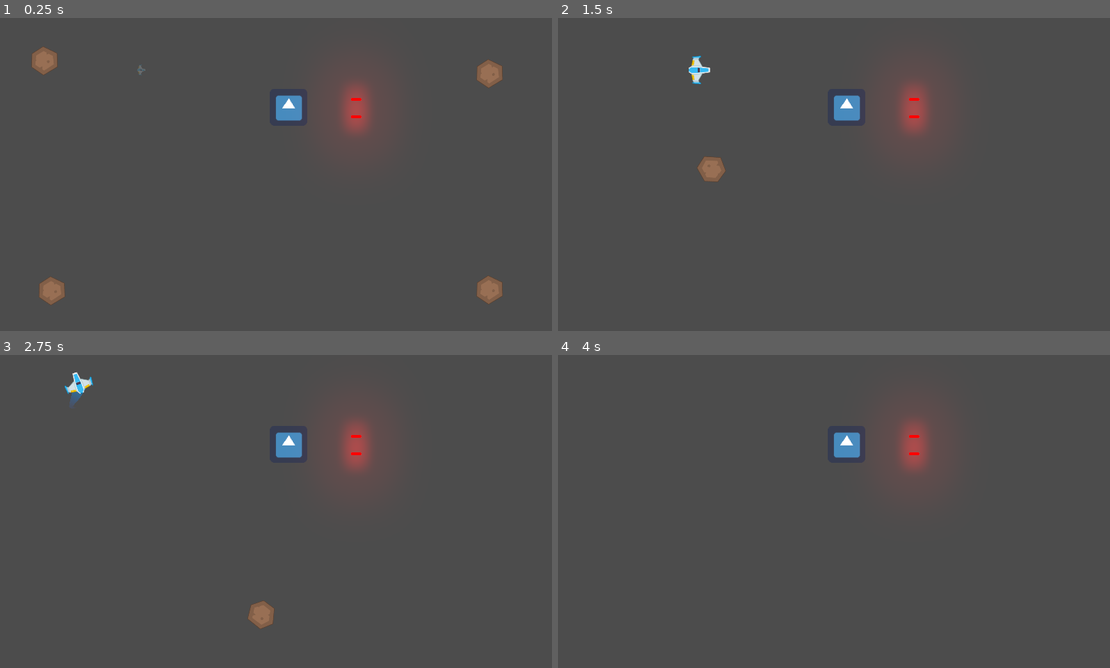
Above: before the commit, frames 1-4 (two rows, left to right).
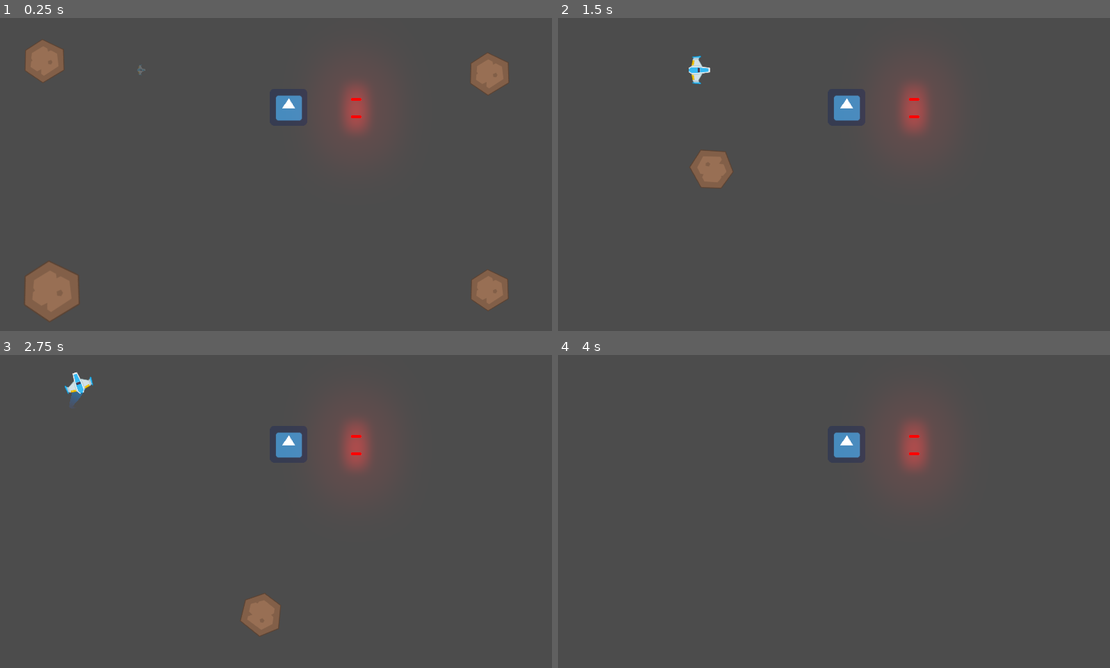
Above: after the commit, the same moments.

Repository: MRuiz1003/Meteoritos_Juego
Game: Godot game, scene res://Juego/Niveles/NivelTest.tscn
The game is run twice, just before and just after one commit, with the same random seed, the same clock (stepped at 60 frames per second) and the same inputs. The engine's default icon, where the game draws it, is replaced by a stand-in: a white triangle on a blue panel in a dark square.
Inputs (mouse positions are in pixels of both pictures, inside the frame that each line leads up to):
- Up to frame 1 (0.25 s): no input
- Up to frame 2 (1.5 s): move the mouse to (955, 158) at 0.52 s; hold W (mover_adelante) 0.53-1.28 s; hold Z (disparo_principal) 0.53-1.28 s; move the mouse to (718, 190) at 1.27 s; hold S (mover_atras) from 1.28 s (still down); tap X (disparo_secundario) at 1.35 s
- Up to frame 3 (2.75 s): move the mouse to (331, 442) at 2.02 s; release S (mover_atras) at 2.03 s; hold W (mover_adelante) from 2.03 s (still down); hold A (rotar_antihorario) from 2.03 s (still down)
- Up to frame 4 (4 s): move the mouse to (806, 574) at 2.77 s; release A (rotar_antihorario) at 2.78 s; tap D (rotar_horario) at 2.85 s; move the mouse to (999, 558) at 3.52 s; release W (mover_adelante) at 3.53 s; hold S (mover_atras) from 3.53 s (still down); hold Z (disparo_principal) from 3.53 s (still down)

The runs differ from the first frame. In frame 1, 2.2% of the frame differs, in the area x 4-93%, y 6-97%; in frame 2, 0.4%; in frame 3, 0.4%; in frame 4, nothing differs.

Commit message:
Spawn meteoritos

Diff:
--- a/Juego/Autoloads/Eventos.gd
+++ b/Juego/Autoloads/Eventos.gd
@@ -2,4 +2,4 @@
 
 signal disparo(proyectil)
 signal nave_destruida(posicion, explosiones)
-signal spawn_meteorito(posicion, direccion)
+signal spawn_meteorito(posicion, direccion, tamanio)
--- a/Juego/Meteoritos/Meteorito.gd
+++ b/Juego/Meteoritos/Meteorito.gd
@@ -4,11 +4,24 @@
 
 export var vel_lineal_base: Vector2 = Vector2(300.0, 300.0)
 export var vel_ang_base: float = 3.0
+export var hitpoints_base: float = 10.0
+
+var hitpoints: float
 
 func _ready() -> void:
 	linear_velocity = vel_lineal_base
 	angular_velocity = vel_ang_base
 
-func crear(pos: Vector2, dir: Vector2) -> void:
+func crear(pos: Vector2, dir: Vector2, tamanio: float) -> void:
 	position = pos
-	linear_velocity = vel_lineal_base
+	mass *= tamanio
+	$Sprite.scale = Vector2.ONE * tamanio
+	var radio: int = int($Sprite.texture.get_size().x / 2 * tamanio)
+	var forma_colision: CircleShape2D = CircleShape2D.new()
+	forma_colision.radius = radio
+	$CollisionShape2D.shape = forma_colision
+
+	linear_velocity = vel_lineal_base * dir / tamanio
+	angular_velocity = vel_ang_base / tamanio
+	hitpoints = hitpoints_base * tamanio
+	print("hitpoints: ", hitpoints)
--- a/Juego/Niveles/Nivel.gd
+++ b/Juego/Niveles/Nivel.gd
@@ -24,11 +24,12 @@
 	contenedor_meteoritos.name = "ContenedorMeteoritos"
 	add_child(contenedor_meteoritos)
 
-func _on_spawn_meteoritos( pos_spawn: Vector2, dir_meteorito: Vector2) -> void:
+func _on_spawn_meteoritos( pos_spawn: Vector2, dir_meteorito: Vector2, tamanio: float ) -> void:
 	var new_meteorito: Meteorito = meteorito.instance()
 	new_meteorito.crear(
 		pos_spawn,
-		dir_meteorito
+		dir_meteorito,
+		tamanio
 	)
 	contenedor_meteoritos.add_child(new_meteorito)
 
--- a/MeteoritoSpawner.gd
+++ b/MeteoritoSpawner.gd
@@ -2,10 +2,20 @@
 extends Position2D
 
 export var direccion: Vector2 = Vector2(1,1)
+export var rango_tamanio_meteorito: Vector2 = Vector2(0.5, 2.2)
 
 func _ready() -> void:
 	yield(owner, "ready")
 	spawnear_meteorito()
 
 func spawnear_meteorito() -> void:
-	Eventos.emit_signal("spawn_meteorito", global_position, direccion)
+	Eventos.emit_signal(
+		"spawn_meteorito",
+		global_position,
+		direccion,
+		tamanio_meteorito_aleatorio()
+		)
+
+func tamanio_meteorito_aleatorio() -> float:
+	randomize()
+	return rand_range(rango_tamanio_meteorito[0], rango_tamanio_meteorito[1])
